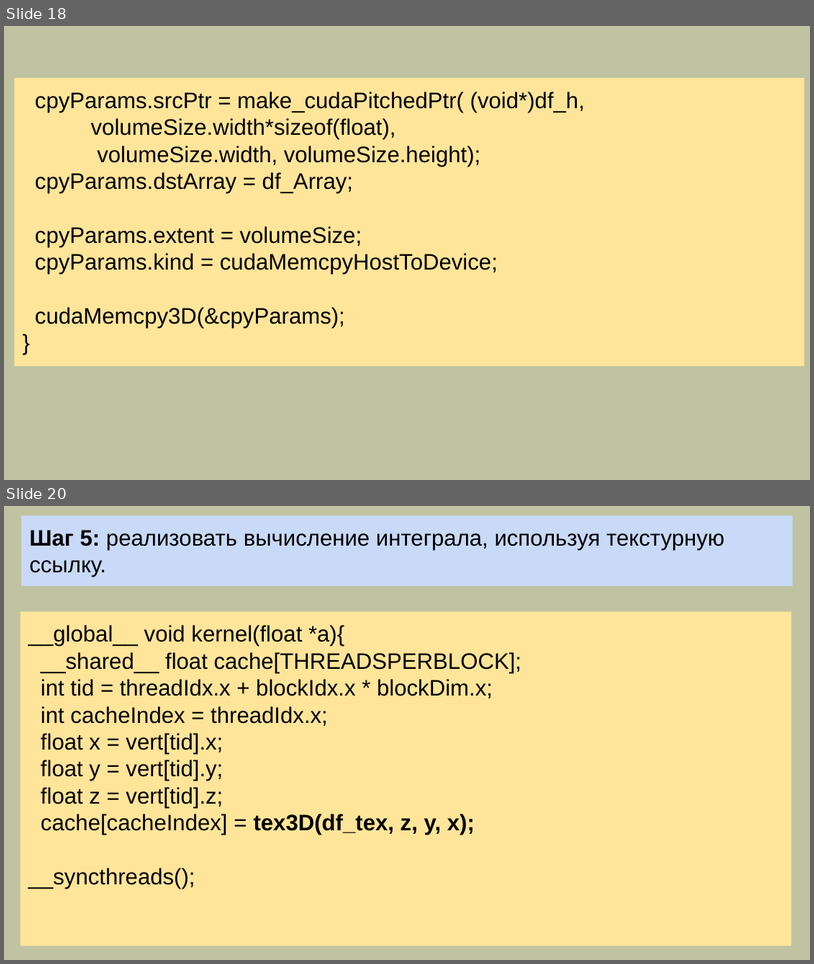
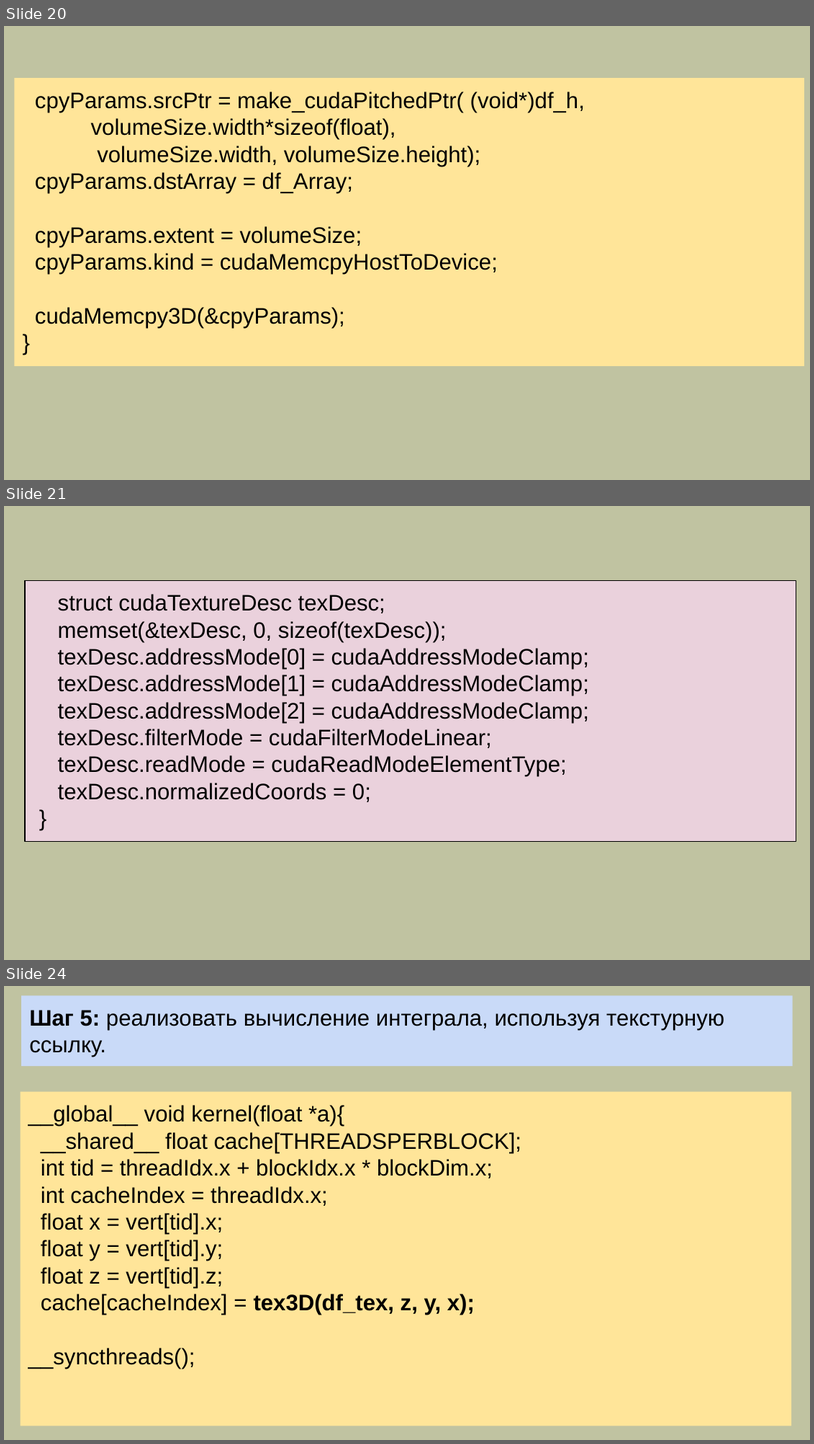
Before and after one commit to mlkv52/sibsutis_cuda_bachelors-2025, a slide deck: Лекции/pptx/Лекция7-ПГП-2025.pptx. Shown one above the other, each under a label of ours: slides 18 and 20 before the commit, slides 20, 21 and 24 after it; the slides between them are not shown. The pictures are 814x964 and 814x1444 pixels, drawn with LibreOffice and Linux fonts; fonts in the diff are those of the drawing. Boxes give left, top, right and bottom in pixels: in the first picture for what was removed or moved away, otherwise in the second. Text is boxed around its words. In the diff, an @@ line names an element or a change of style, - is before the commit and + after.

```diff
--- a/Лекции/pptx/Лекция7-ПГП-2025.pptx
+++ b/Лекции/pptx/Лекция7-ПГП-2025.pptx
@@ slide 21 added at (4,506,810,960), background #C0C3A1 @@
@@ rectangle added at (25,580,797,841), fill #EAD1DC, outline #000000 0.75 pt, 20 pt, text #000000 @@
+struct cudaTextureDesc texDesc;
+memset(&texDesc, 0, sizeof(texDesc));
+texDesc.addressMode[0] = cudaAddressModeClamp;
+texDesc.addressMode[1] = cudaAddressModeClamp;
+texDesc.addressMode[2] = cudaAddressModeClamp;
+texDesc.filterMode = cudaFilterModeLinear;
+texDesc.readMode = cudaReadModeElementType;
+texDesc.normalizedCoords = 0;
+}
@@ what was slide 18 is now slide 20 @@
@@ what was slide 20 is now slide 24 @@
```
Also in this commit, not shown: 2 slides changed, 4 other slides added, 1 slide removed.
